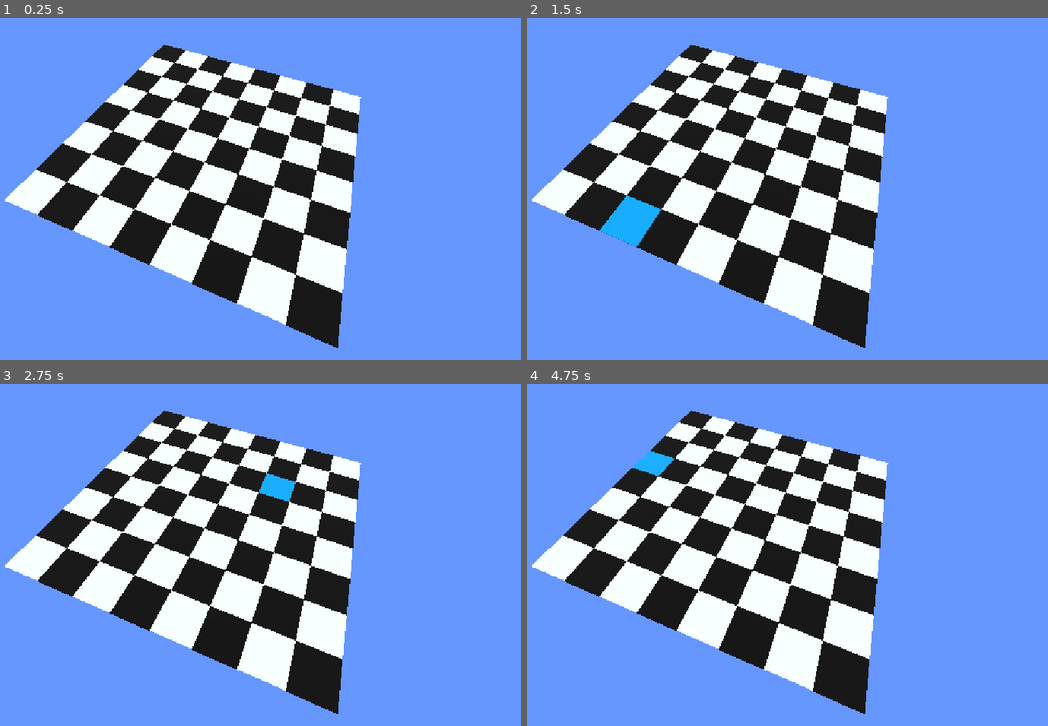
Above: before the commit, frames 1-4 (two rows, left to right).
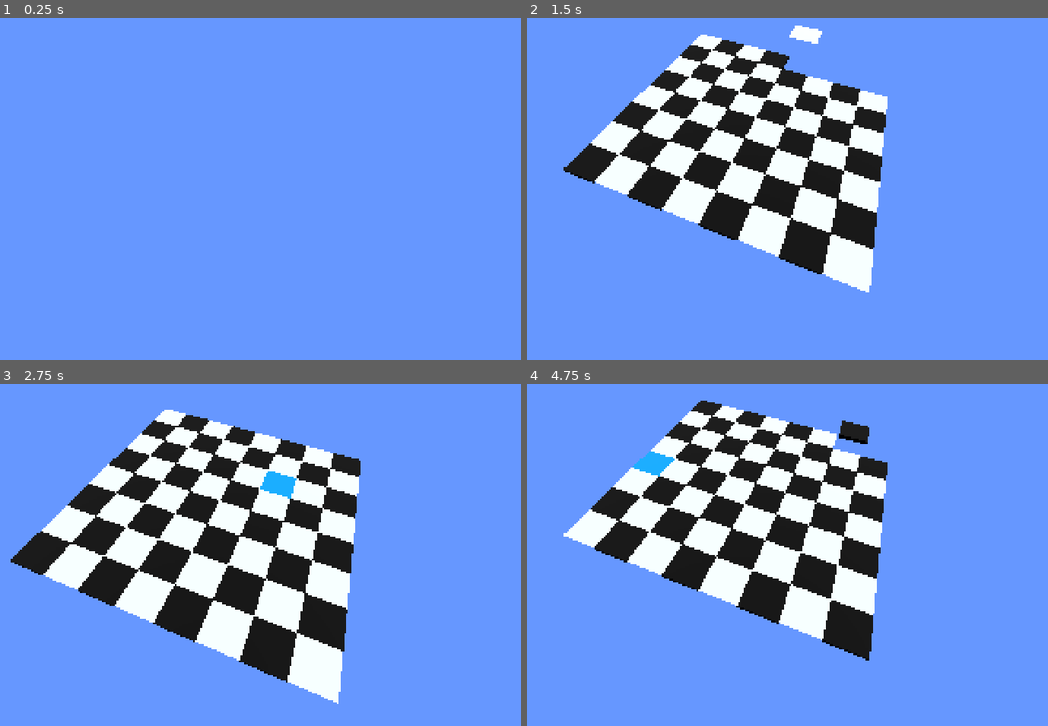
Above: after the commit, the same moments.

Repository: vbettaque/chess-dollar-sign
Game: Godot game, scene res://main.tscn
Two runs of this game, one before a commit and one after it. Both use one fixed random seed, a clock stepped at 60 frames per second and the inputs below.
Inputs (mouse positions are in pixels of both pictures, inside the frame that each line leads up to):
- Up to frame 1 (0.25 s): no input
- Up to frame 2 (1.5 s): tap Enter (ui_accept) at 0.5, 0.6, 0.77, 1.07 s; move the mouse to (876, 171) at 0.52 s; hold D 0.53-1.25 s; click (876, 171) at 0.67 s; drag from (620, 206) to (714, 257) at 1.27 s
- Up to frame 3 (2.75 s): move the mouse to (276, 479) at 2.02 s; hold D from 2.03 s (still down); tap E at 2.1 s; tap Enter (ui_accept) at 2.3 s
- Up to frame 4 (4.75 s): release D at 2.75 s; drag from (714, 623) to (563, 503) at 2.77 s; tap Enter (ui_accept) at 3.5, 3.77, 3.8, 4.07 s; move the mouse to (928, 606) at 3.52 s; hold A 3.53-4.25 s; tap Alt at 3.6 s; drag from (563, 503) to (652, 469) at 4.27 s

The runs differ from the first frame. In frame 1, 35% of the frame differs, in the area x 0-70%, y 7-97%; in frame 2, 11%; in frame 3, 30%; in frame 4, 36%, in the area x 0-70%, y 4-97%.

Commit message:
added basic board advancing

Diff:
--- a/chess_board.gd
+++ b/chess_board.gd
@@ -1,14 +1,25 @@
+class_name ChessBoard
 extends Node3D
 
 const CHESS_TILE = preload("uid://bre0otua4gpui")
 
+var is_advancing: bool = false
+var tiles: Array[ChessTile]
+
 # Called when the node enters the scene tree for the first time.
 func _ready() -> void:
+	tiles.resize(64)
 	_init_board()
 
 # Called every frame. 'delta' is the elapsed time since the previous frame.
 func _process(delta: float) -> void:
 	pass
+
+func set_tile(x, y, tile: ChessTile) -> void:
+	tiles[y * 8 + x] = tile
+
+func get_tile(x, y) -> ChessTile:
+	return tiles[y * 8 + x]
 
 
 func _init_board() -> void:
@@ -17,11 +28,52 @@
 			var tile: ChessTile = CHESS_TILE.instantiate()
 			var x := (i - 3.5) * tile.size.x
 			var z := (3.5 - j) * tile.size.z
+			set_tile(i, j, tile)
 			add_child(tile)
-
+			tile.position = Vector3(x, 10, z)
 			if (i + j) % 2 == 0:
 				tile.type = ChessTile.TileType.WHITE
 			else:
 				tile.type = ChessTile.TileType.BLACK
+			tile.process_mode = Node.PROCESS_MODE_DISABLED
 
-			tile.position = Vector3(x, 0, z)
+			var tile_tween = get_tree().create_tween()
+			tile_tween \
+				.tween_property(tile, "position:y", 0, 0.5) \
+				.set_delay((i+j)*0.05)
+			tile_tween.tween_property(tile, "process_mode", PROCESS_MODE_INHERIT, 0)
+
+
+func advance_rows(rows: int):
+	is_advancing = true
+	var tween = get_tree().create_tween().set_parallel(true)
+	var removed_tiles: Array[ChessTile]
+	removed_tiles.resize(8 * rows)
+	for x in range(8):
+		for y in range(8):
+			var tile: ChessTile = get_tile(x, y)
+			if y < rows:
+				removed_tiles[8 * y + x] = tile
+				var subtween = get_tree().create_tween()
+				subtween.tween_property(tile, "process_mode", PROCESS_MODE_DISABLED, 0)
+				subtween.tween_property(tile, "position:y", -10, 0.1).set_delay(x * 0.1)
+				subtween.tween_property(tile, "visible", false, 0)
+				subtween.tween_property(tile, "position:y", 10, 0)
+				subtween.tween_property(tile, "position:z", tile.position.z - 8 * tile.size.z, 0)
+				subtween.tween_property(tile, "visible", true, 0)
+				subtween.tween_property(tile, "position:y", 0, 0.5).set_delay(x * 0.01)
+				subtween.tween_property(tile, "process_mode", PROCESS_MODE_INHERIT, 0)
+				tween.tween_subtween(subtween)
+			else:
+				set_tile(x, y - rows, tile)
+	for x in range(8):
+		for y in range(rows):
+			set_tile(x, 8 - rows, removed_tiles[8 * y + x])
+	await tween.finished
+
+	tween = get_tree().create_tween().set_parallel(true)
+	for x in range(8):
+		for y in range(8):
+			var tile: ChessTile = get_tile(x, y)
+			tween.tween_property(tile, "position:z", tile.position.z + rows * tile.size.z, 1)
+	tween.chain().tween_property(self, "is_advancing", false, 0)
--- /dev/null
+++ b/main.gd
@@ -0,0 +1,14 @@
+extends Node3D
+
+@onready var chess_board: ChessBoard = $ChessBoard
+
+# Called when the node enters the scene tree for the first time.
+func _ready() -> void:
+	pass # Replace with function body.
+
+
+# Called every frame. 'delta' is the elapsed time since the previous frame.
+func _process(delta: float) -> void:
+	if Input.is_action_just_pressed("ui_accept"):
+		if not chess_board.is_advancing:
+			chess_board.advance_rows(1)
--- a/main.tscn
+++ b/main.tscn
@@ -1,5 +1,6 @@
 [gd_scene format=3 uid="uid://b3pc6rejvbg2r"]
 
+[ext_resource type="Script" uid="uid://d3v7d43wqfhxb" path="res://main.gd" id="1_0xm2m"]
 [ext_resource type="Script" uid="uid://bum2vkdwwojkg" path="res://chess_board.gd" id="1_ig7tw"]
 
 [sub_resource type="ProceduralSkyMaterial" id="ProceduralSkyMaterial_7dm0k"]
@@ -14,6 +15,7 @@
 sky = SubResource("Sky_ig7tw")
 
 [node name="Main" type="Node3D" unique_id=308334451]
+script = ExtResource("1_0xm2m")
 
 [node name="ChessBoard" type="Node3D" parent="." unique_id=521377053]
 script = ExtResource("1_ig7tw")
@@ -21,7 +23,7 @@
 [node name="CameraRig" type="Node3D" parent="." unique_id=1700801412]
 
 [node name="Camera3D" type="Camera3D" parent="CameraRig" unique_id=1464278010]
-transform = Transform3D(0.9281864, -0.33840477, 0.15476495, 0.0431011, 0.510876, 0.8585732, -0.36961097, -0.79024535, 0.48877382, 1.5354751, 5.0649104, 4.525994)
+transform = Transform3D(0.9281864, -0.33840477, 0.15476495, 0.0431011, 0.51087606, 0.8585732, -0.36961097, -0.7902455, 0.48877382, 1.5354751, 5.0649104, 4.525994)
 
 [node name="WorldEnvironment" type="WorldEnvironment" parent="." unique_id=695648045]
 environment = SubResource("Environment_7dm0k")
--- a/project.godot
+++ b/project.godot
@@ -17,6 +17,8 @@
 
 [display]
 
+window/size/viewport_width=1920
+window/size/viewport_height=1080
 window/stretch/mode="canvas_items"
 window/stretch/aspect="expand"
 
Not shown, added: main.gd.uid
